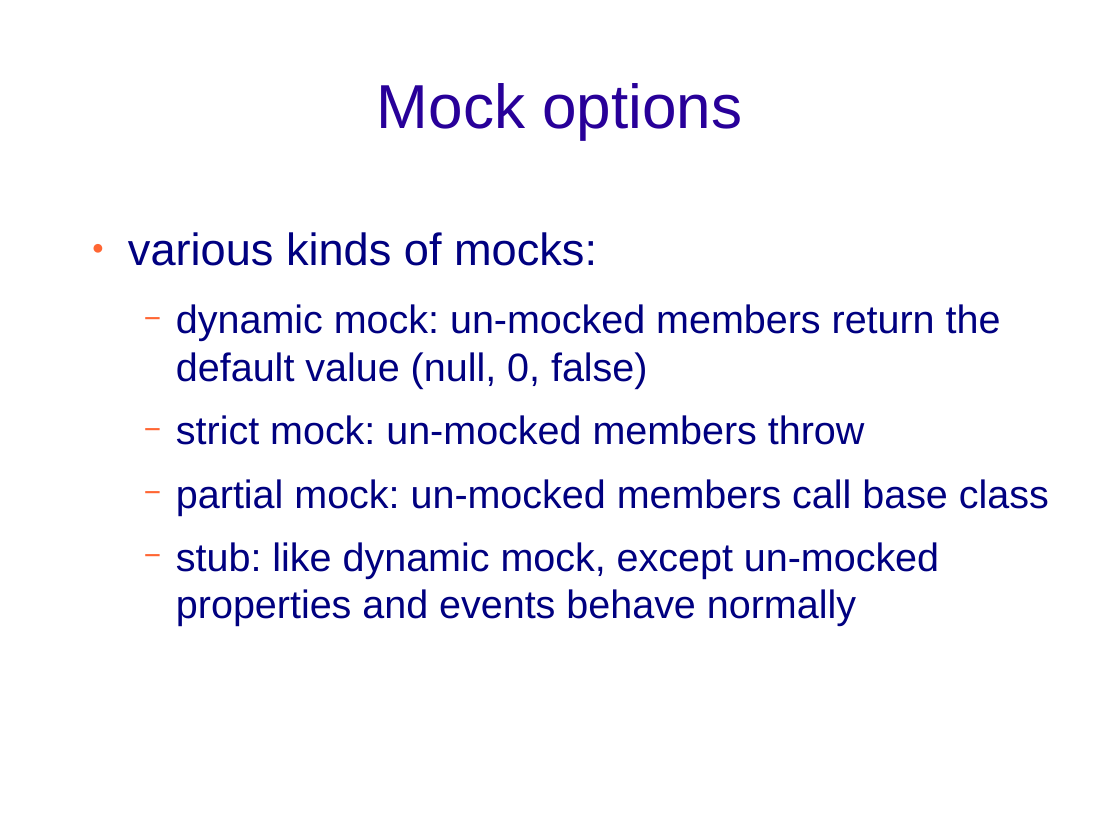
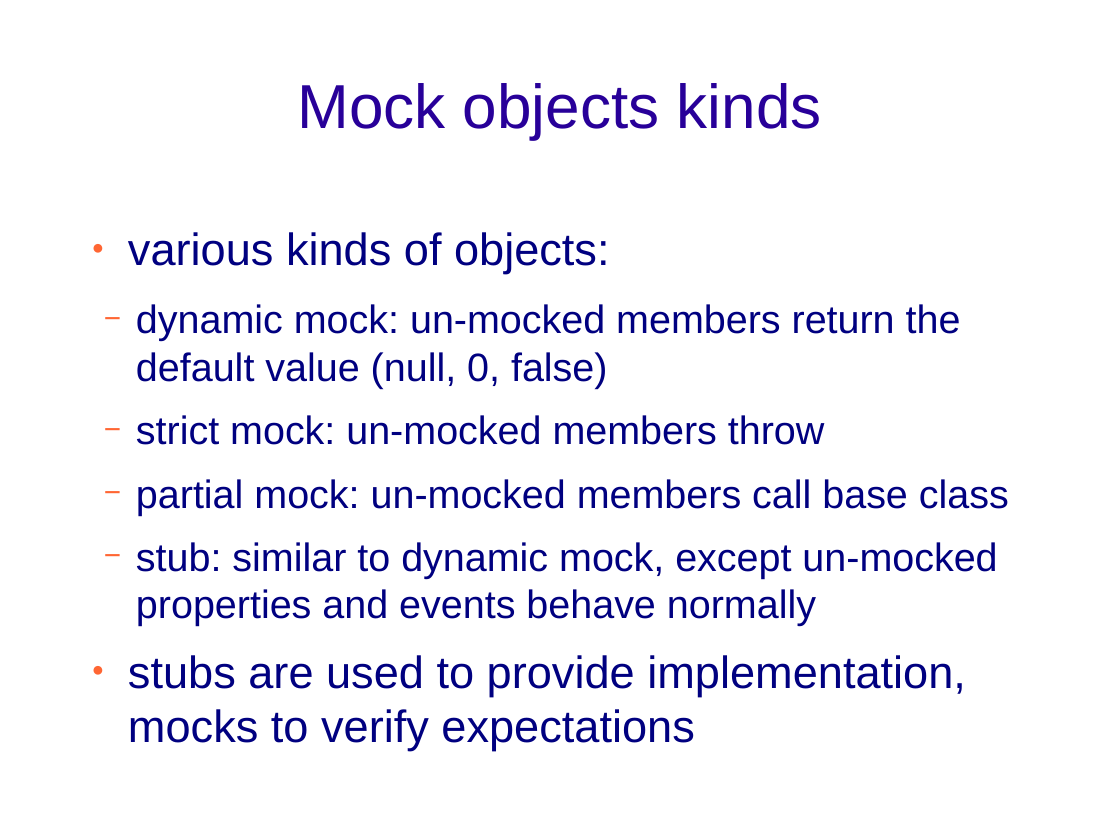
Before and after one commit to svick/Rhino-Mocks-presentation, a slide deck: slide 8 of Rhino Mocks.odp (slide 6 before the commit). Drawn at 1120x840 pixels with LibreOffice and Linux fonts; fonts in the diff are those of the drawing; background and template pictures are left out. Boxes give left, top, right and bottom in pixels: in the first picture for what was removed or moved away, otherwise in the second. Text is boxed around its words. In the diff, an @@ line names an element or a change of style, - is before the commit and + after.

```diff
--- a/Rhino Mocks.odp
+++ b/Rhino Mocks.odp
@@ title at (297,83,822,139): text changed @@
-Mock options
+Mock objects kinds
@@ text at (128,232,610,273): text changed @@
-● various kinds of mocks:
+● various kinds of objects:
@@ text at (136,304,1009,515): indent changed @@
@@ text at (128,542,997,750): text changed @@
-  − stub: like dynamic mock, except un-mocked properties and events behave normally
+  − stub: similar to dynamic mock, except un-mocked properties and events behave normally
+● stubs are used to provide implementation, mocks to verify expectations
```
Also in this commit, not shown: 3 other slides changed, 6 slides added, 1 other file.
